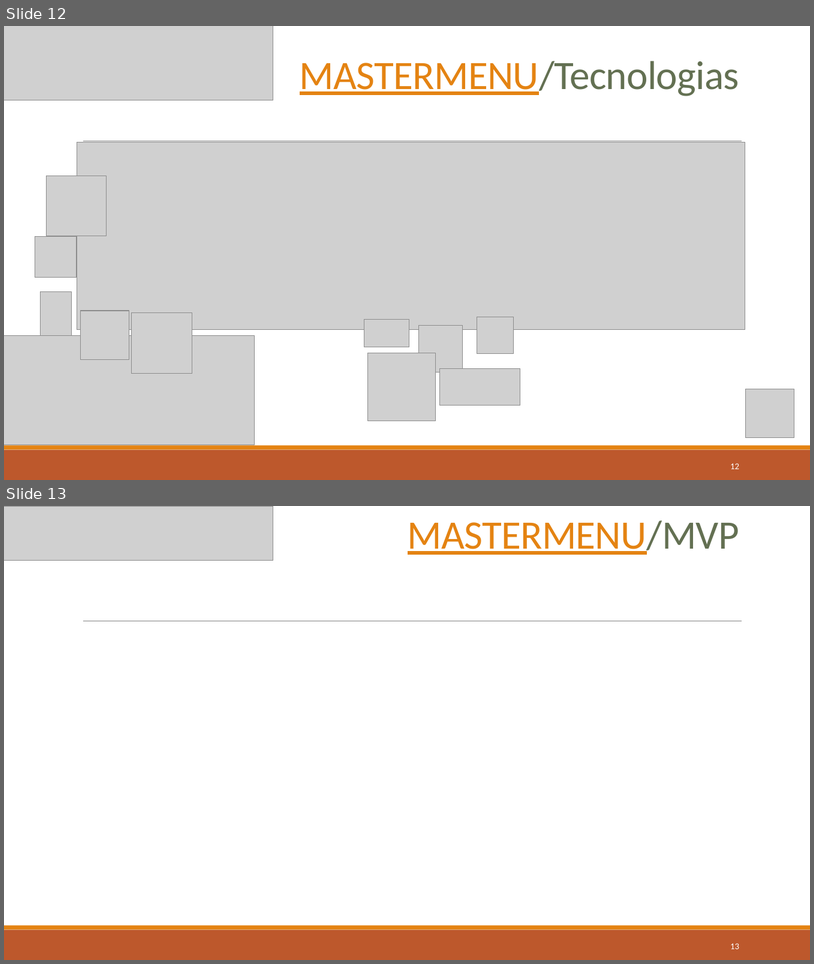
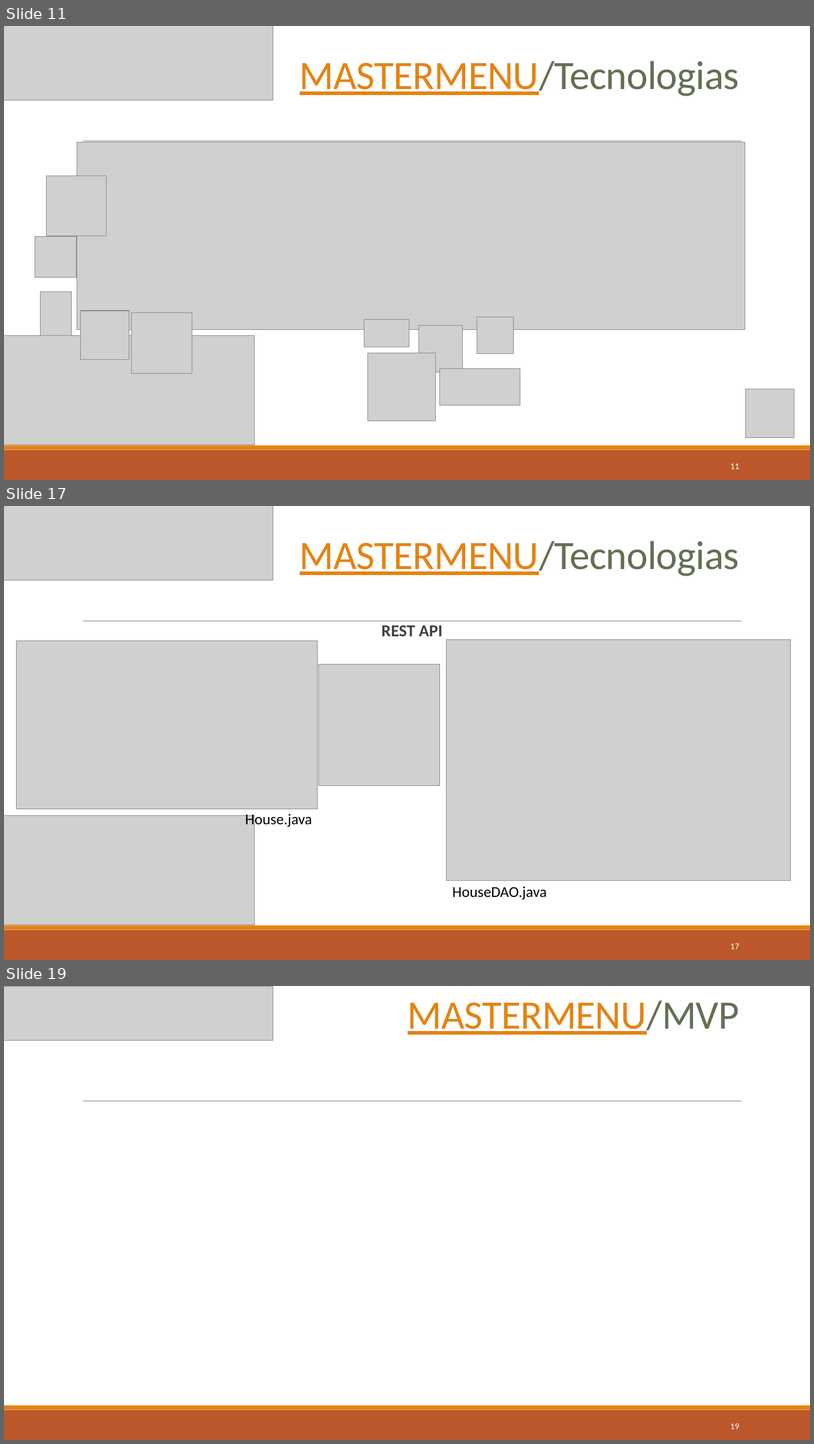
Before and after one commit to MatheusTabares/Master-menu, a slide deck: Documentos/Apresentação/Defesa Trabalho de Conclusão de Curso.pptx. Shown one above the other, each under a label of ours: slides 12 and 13 before the commit, slides 11, 17 and 19 after it; the slides between them are not shown. The pictures are 814x964 and 814x1444 pixels, drawn with LibreOffice and Linux fonts; fonts in the diff are those of the drawing; grey boxes stand for pictures; background and template pictures are left out. Boxes give left, top, right and bottom in pixels: in the first picture for what was removed or moved away, otherwise in the second. Text is boxed around its words. In the diff, an @@ line names an element or a change of style, - is before the commit and + after.

```diff
--- a/Documentos/Apresentação/Defesa Trabalho de Conclusão de Curso.pptx
+++ b/Documentos/Apresentação/Defesa Trabalho de Conclusão de Curso.pptx
@@ slide 17 added at (4, 506, 810, 960), background #FFFFFF; not listed: 3 template elements that a slide beside it also shows @@
@@ picture added at (4, 506, 273, 580) @@
@@ title added at (300, 541, 740, 576), 48 pt, text #637052 @@
+MASTERMENU/Tecnologias
@@ text added at (381, 625, 443, 636), 20 pt, text #404040, bold @@
+  REST API
@@ picture added at (16, 641, 318, 809) @@
@@ picture added at (447, 640, 791, 880) @@
@@ picture added at (319, 664, 440, 786) @@
@@ picture added at (4, 816, 255, 925) @@
@@ text added at (245, 813, 312, 828), 18 pt, text #000000 @@
+House.java
@@ text added at (453, 886, 547, 900), 18 pt, text #000000 @@
+HouseDAO.java
@@ page number added at (731, 943, 740, 949), 10.5 pt, text #FFFFFF @@
+17
@@ what was slide 12 is now slide 11 @@
@@ page number at (731, 463, 740, 469): text changed @@
-12
+11
@@ what was slide 13 is now slide 19 @@
@@ page number at (731, 1423, 740, 1429): text changed @@
-13
+19
```
Also in this commit, not shown: 3 slides changed, 7 other slides added, 1 slide removed, 17 other files.
